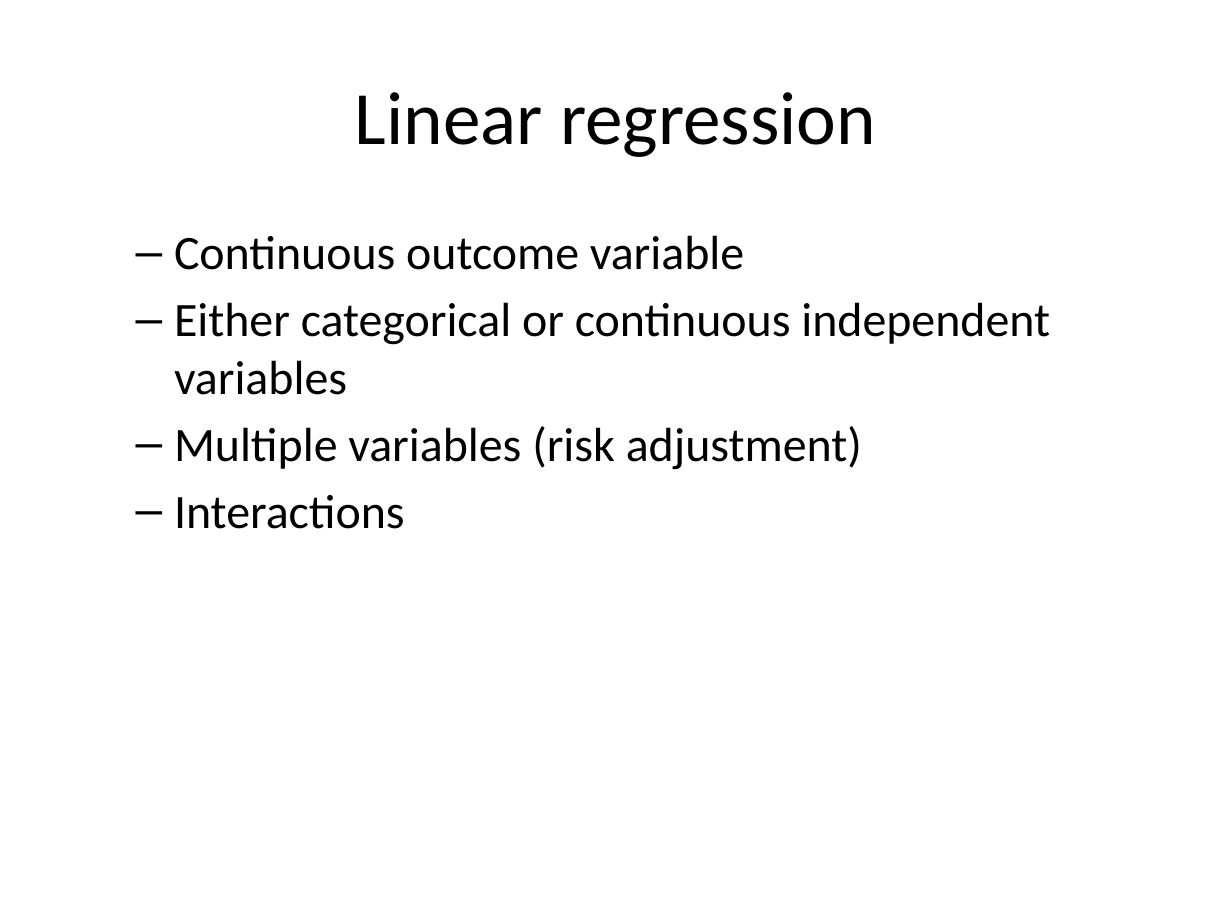
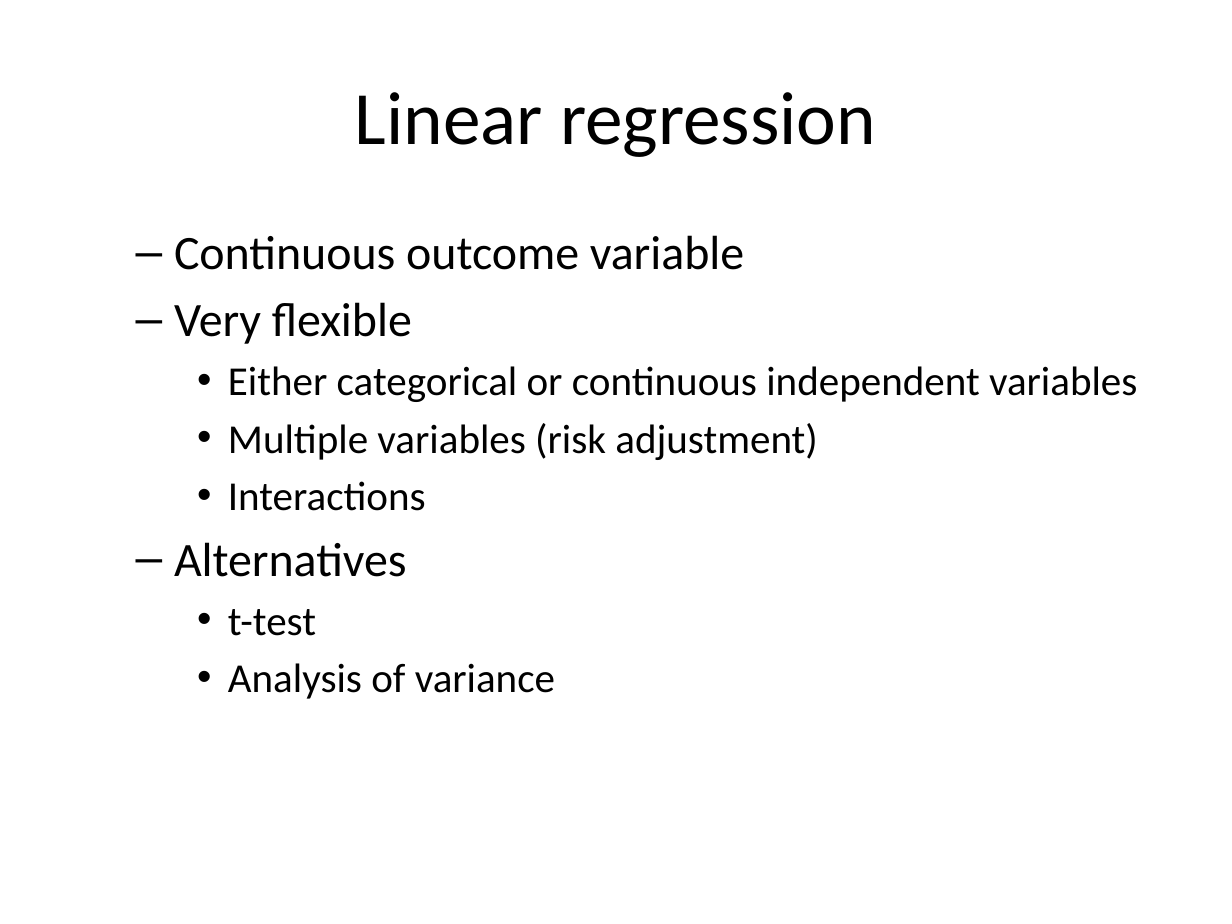
Before and after one commit to classes-medb/5510, a slide deck: slide 43 of src/video-13-statistical-models.pptx (slide 36 before the commit). Drawn at 1232x924 pixels with LibreOffice and Linux fonts; fonts in the diff are those of the drawing. Boxes give left, top, right and bottom in pixels: in the first picture for what was removed or moved away, otherwise in the second. Text is boxed around its words. In the diff, an @@ line names an element or a change of style, - is before the commit and + after.

```diff
--- a/src/video-13-statistical-models.pptx
+++ b/src/video-13-statistical-models.pptx
@@ text at [174,302,412,344]: paragraph added @@
+  – Very flexible
@@ text at [228,366,1137,511]: size 28 to 24 pt in "Either categorical or continuous independent variables", "Multiple variables (risk adjustment)", "Interactions"; bullet – to •; list level 2 to 3 in "Either categorical or continuous independent ..."; list level 2 to 3 in "Multiple variables (risk adjustment)"; list level 2 to 3 in "Interactions" @@
@@ text at [174,542,555,699]: paragraphs added @@
+  – Alternatives
+    • t-test
+    • Analysis of variance
```
Also in this commit, not shown: 23 other slides changed, 22 slides added, 11 slides removed, 4 other files.
